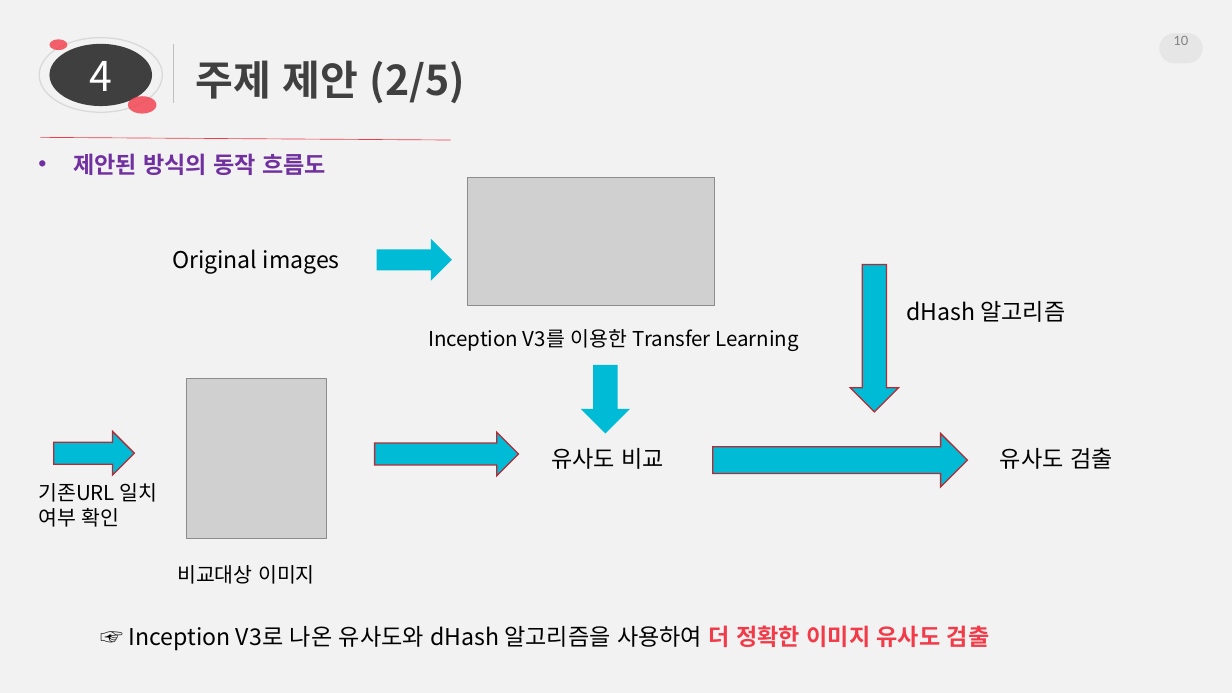
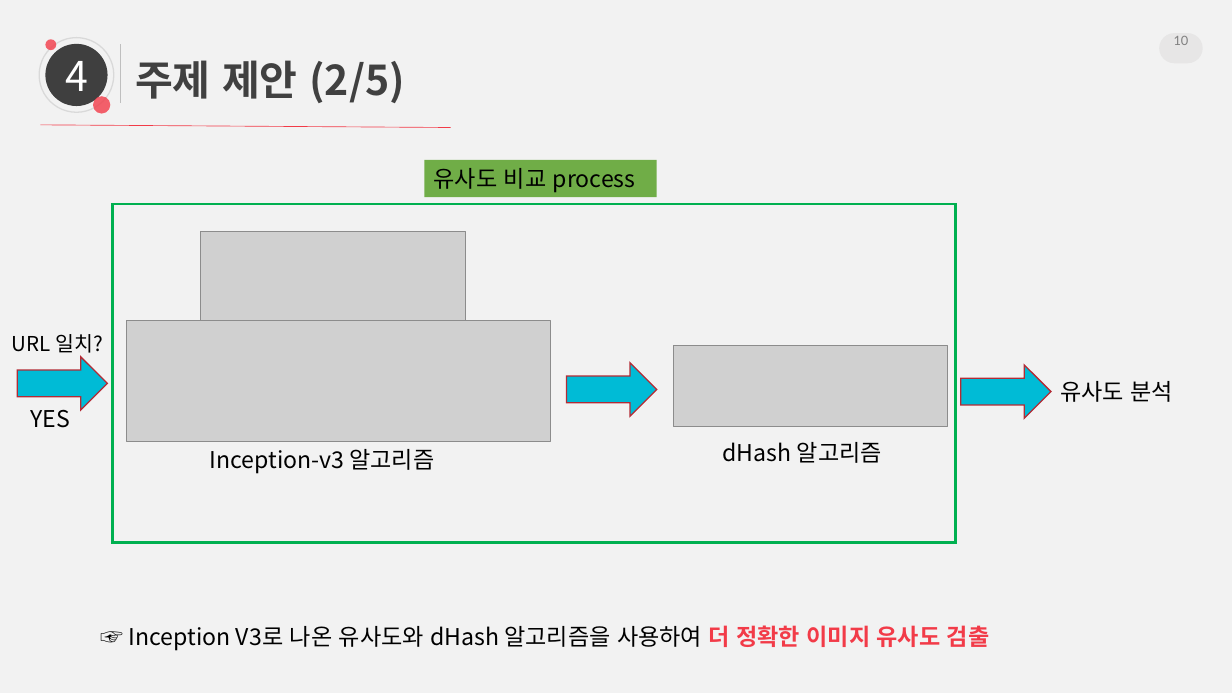
Before and after one commit to yjinsol/grad_project, a slide deck: slide 10 of docs/20190327_주제 제안서/0327 논문 제안서_v4.pptx. Drawn at 1232x693 pixels with LibreOffice and Linux fonts; fonts in the diff are those of the drawing; grey boxes stand for pictures. Boxes give left, top, right and bottom in pixels: in the first picture for what was removed or moved away, otherwise in the second. Text is boxed around its words. In the diff, an @@ line names an element or a change of style, - is before the commit and + after.

```diff
--- a/docs/20190327_주제 제안서/0327 논문 제안서_v4.pptx
+++ b/docs/20190327_주제 제안서/0327 논문 제안서_v4.pptx
@@ ellipse: place and size @@
-ellipse at (39,38,162,113)
+ellipse at (39,38,114,113)
@@ ellipse "4": place and size @@
-ellipse "4" at (50,43,152,105)
+ellipse "4" at (45,43,107,105)
@@ ellipse: place and size @@
-ellipse at (50,40,67,51)
+ellipse at (45,40,56,51)
@@ text "주제 제안 (2/5)": place and size @@
-text "주제 제안 (2/5)" at (195,60,465,103)
+text "주제 제안 (2/5)" at (135,60,404,103)
@@ line moved from (174, 44) - (174, 103) to (120, 44) - (120, 103) @@
@@ ellipse: place and size @@
-ellipse at (128,96,156,114)
+ellipse at (93,96,111,114)
@@ line moved from (41, 138) - (451, 140) to (41, 125) - (451, 128) @@
@@ text removed at (73,153,326,175) @@
-• 제안된 방식의 동작 흐름도
@@ rectangle "유사도 비교 process": place and size @@
-rectangle "유사도 비교 process" at (551,448,664,469)
+rectangle "유사도 비교 process" at (424,160,656,197)
@@ rectangle "유사도 비교 process" at (424,160,656,197): fill none to #70AD47 @@
@@ text in rectangle at (434,168,636,193): text changed @@
-유사도 비교
+유사도 비교 process
@@ picture removed at (468,177,714,306) @@
@@ rectangle added at (113,204,957,543), outline #00B050 2.25 pt @@
@@ picture added at (201,231,466,321) @@
@@ right arrow removed at (377,238,453,281) @@
@@ text removed at (172,249,340,274) @@
-Original images
@@ down arrow removed at (850,264,898,411) @@
@@ picture added at (127,321,550,443) @@
@@ text removed at (428,329,799,351) @@
-Inception V3를 이용한 Transfer Learning
@@ text at (12,334,102,357): text changed @@
-기존URL 일치 여부 확인
+URL 일치?
@@ right arrow: place and size @@
-right arrow at (54,432,134,475)
+right arrow at (18,357,108,410)
@@ picture added at (674,346,948,427) @@
@@ picture removed at (187,378,326,539) @@
@@ right arrow added at (567,363,657,417), fill #00BBD6, outline #B32C35 1 pt @@
@@ down arrow removed at (581,365,630,433) @@
@@ right arrow added at (961,365,1052,419), fill #00BBD6, outline #B32C35 1 pt @@
@@ text at (1060,381,1173,402): text changed @@
-유사도 검출
+유사도 분석
@@ text added at (31,409,71,428), 18 pt, text #000000 @@
+YES
@@ text added at (210,449,434,474), 18 pt, text #000000 @@
+Inception-v3 알고리즘
@@ right arrow removed at (374,433,518,476) @@
@@ right arrow removed at (713,433,968,487) @@
@@ text "dHash 알고리즘": place and size @@
-text "dHash 알고리즘" at (906,301,1065,322)
+text "dHash 알고리즘" at (723,442,882,463)
@@ text removed at (177,565,315,584) @@
-비교대상 이미지
```
Also in this commit, not shown: 11 other slides changed, 1 slide added, 1 other file.
